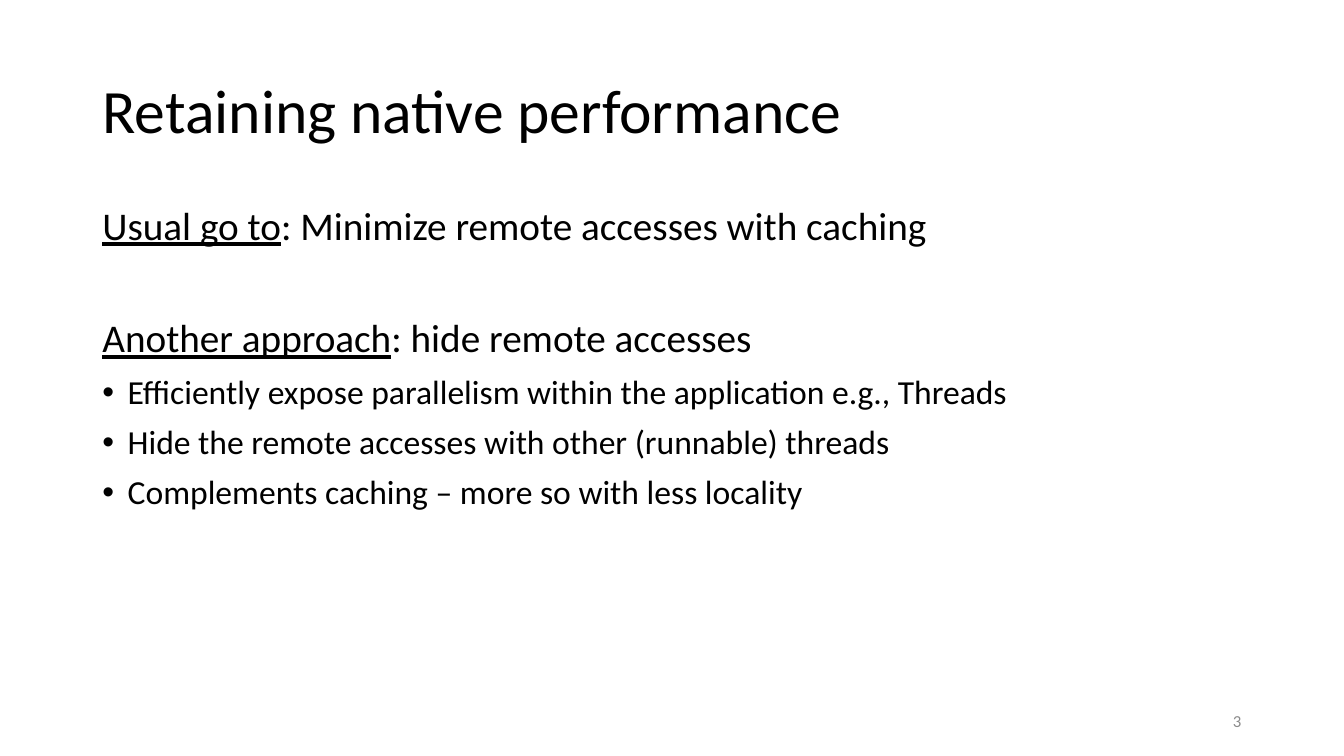
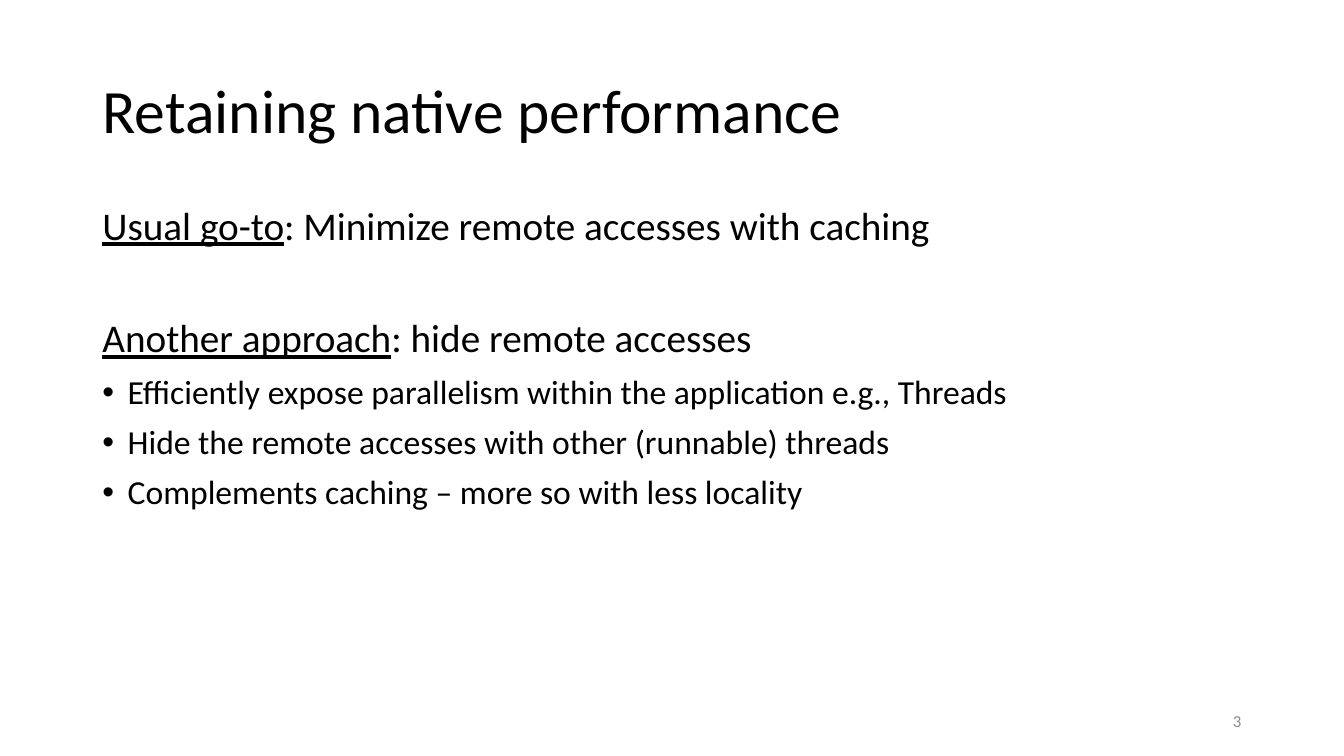
Before and after one commit to eden-farmem/eden-all, a slide deck: slide 3 of doc/talks/asplos.pptx. Drawn at 1344x756 pixels with LibreOffice and Linux fonts; fonts in the diff are those of the drawing. Boxes give left, top, right and bottom in pixels: in the first picture for what was removed or moved away, otherwise in the second. Text is boxed around its words. In the diff, an @@ line names an element or a change of style, - is before the commit and + after.

```diff
--- a/doc/talks/asplos.pptx
+++ b/doc/talks/asplos.pptx
@@ text at [102, 212, 929, 247]: text changed @@
-Usual go to: Minimize remote accesses with caching
+Usual go-to: Minimize remote accesses with caching
```
Also in this commit, not shown: 16 other slides changed, 17 slides added, 59 slides removed, 1 other file.
